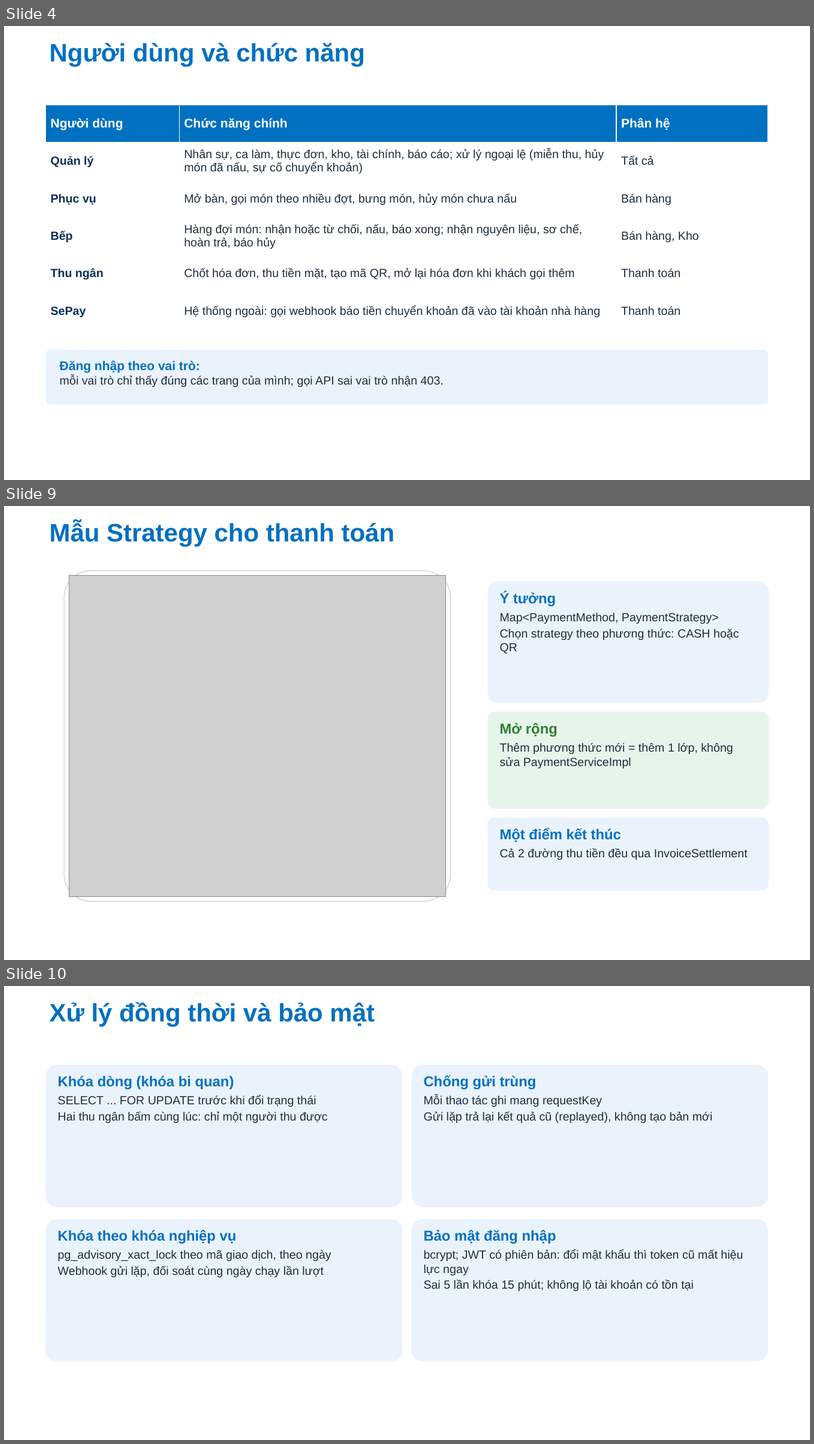
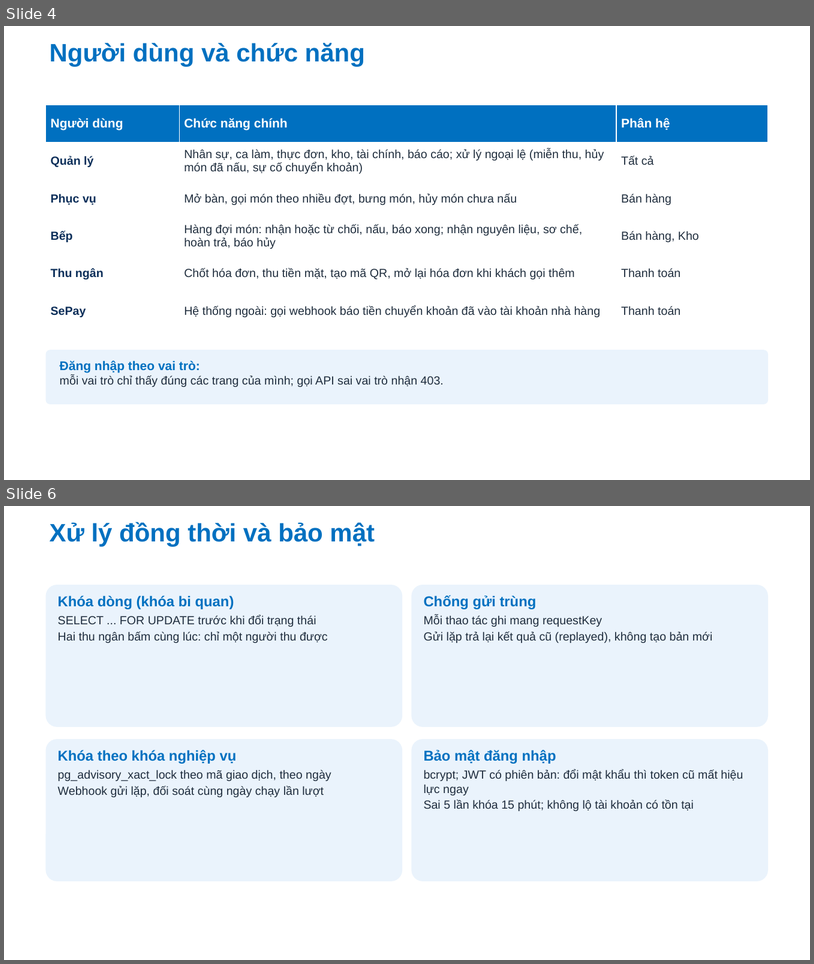
Before and after one commit to Anpham120/restaurant-management-system, a slide deck: docs/bao-cao-ltnc/Slide_LapTrinhNangCao_AtlasRestaurant.pptx. Shown one above the other, each under a label of ours: slides 4, 9 and 10 before the commit, slides 4 and 6 after it; the slides between them are not shown. The pictures are 814x1444 and 814x964 pixels, drawn with LibreOffice and Linux fonts; fonts in the diff are those of the drawing; grey boxes stand for pictures; background and template pictures are left out. Boxes give left, top, right and bottom in pixels: in the first picture for what was removed or moved away, otherwise in the second. Text is boxed around its words. In the diff, an @@ line names an element or a change of style, - is before the commit and + after.

```diff
--- a/docs/bao-cao-ltnc/Slide_LapTrinhNangCao_AtlasRestaurant.pptx
+++ b/docs/bao-cao-ltnc/Slide_LapTrinhNangCao_AtlasRestaurant.pptx
@@ slide 9 removed at (4, 506, 810, 960), background #FFFFFF @@
@@ title removed at (50, 522, 395, 547) @@
-Mẫu Strategy cho thanh toán
@@ rounded rectangle removed at (64, 571, 450, 901) @@
@@ picture removed at (69, 576, 446, 896) @@
@@ rounded rectangle removed at (488, 582, 769, 703) @@
@@ text removed at (500, 592, 740, 654) @@
-Ý tưởng
-Map<PaymentMethod, PaymentStrategy>
-Chọn strategy theo phương thức: CASH hoặc QR
@@ rounded rectangle removed at (488, 712, 769, 808) @@
@@ text removed at (500, 723, 733, 768) @@
-Mở rộng
-Thêm phương thức mới = thêm 1 lớp, không sửa PaymentServiceImpl
@@ rounded rectangle removed at (488, 817, 769, 890) @@
@@ text removed at (500, 828, 748, 859) @@
-Một điểm kết thúc
-Cả 2 đường thu tiền đều qua InvoiceSettlement
@@ what was slide 10 is now slide 6 @@
```
Also in this commit, not shown: 2 slides added, 5 other slides removed, 1 other file.
